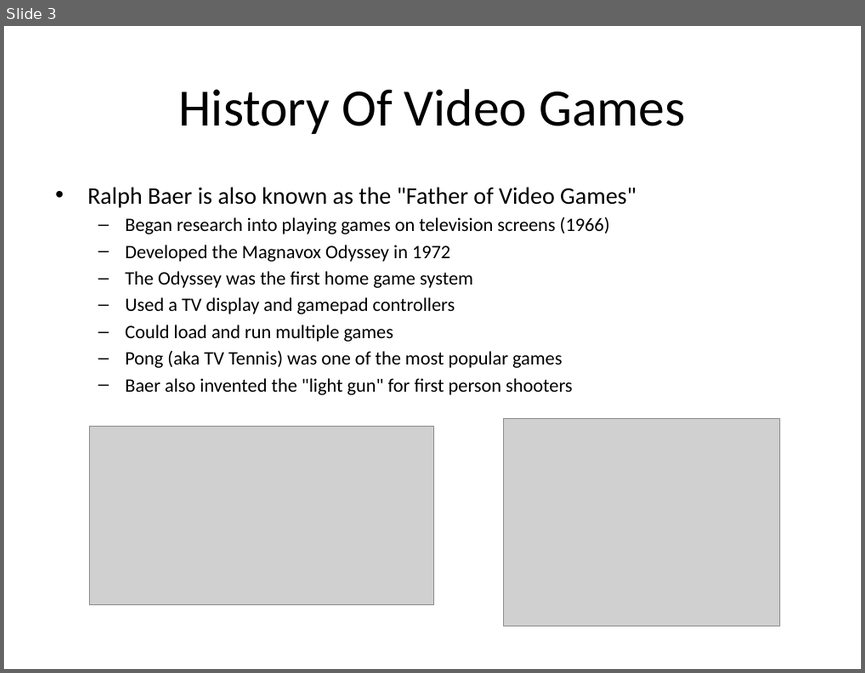
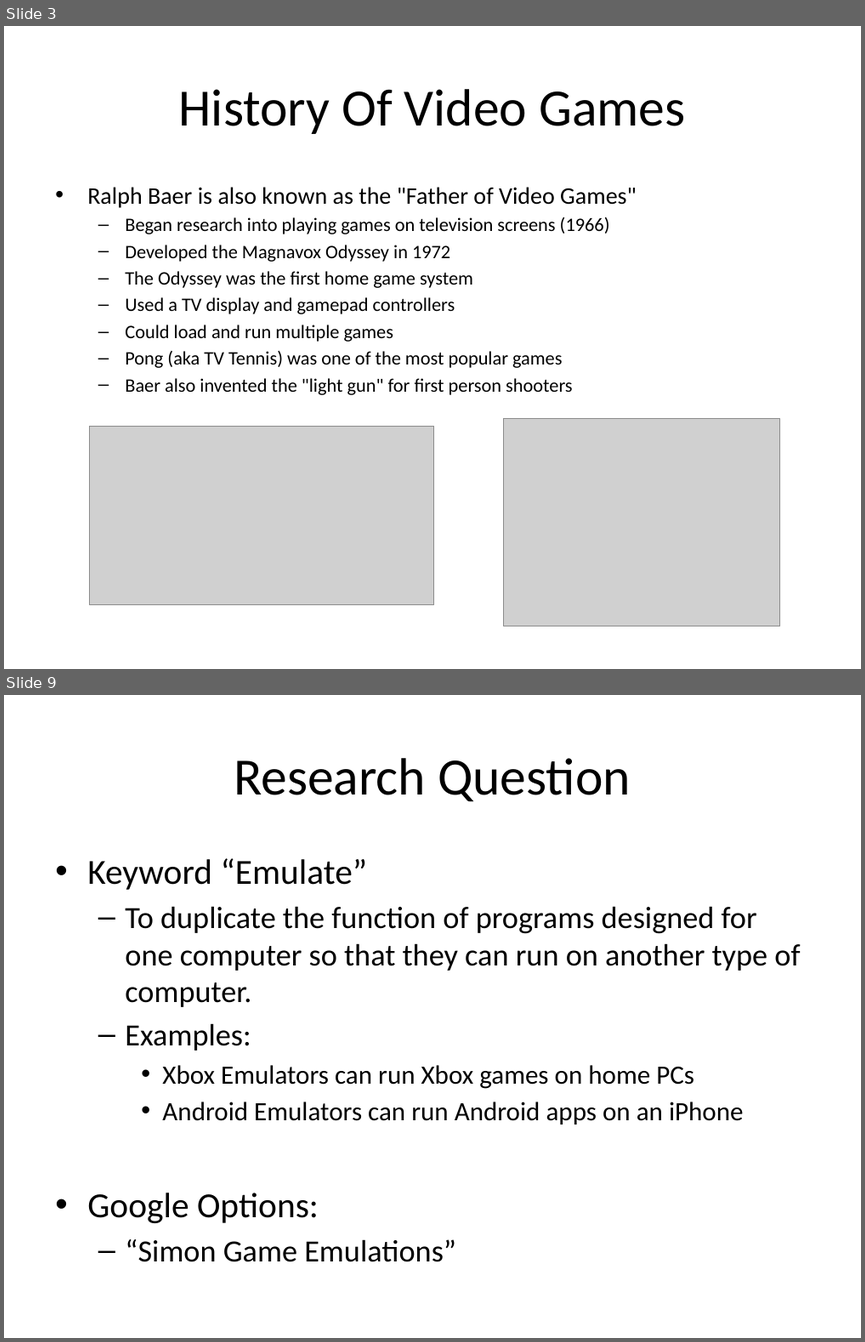
Before and after one commit to Greg5519/ICS2O0, a slide deck: Topic C Computers And Society/C.1 Lesson - Simon Game.pptx. Shown one above the other, each under a label of ours: slide 3 before the commit, slides 3 and 9 after it; the slides between them are not shown. The pictures are 865x673 and 865x1342 pixels, drawn with LibreOffice and Linux fonts; fonts in the diff are those of the drawing; grey boxes stand for pictures. Boxes give left, top, right and bottom in pixels: in the first picture for what was removed or moved away, otherwise in the second. Text is boxed around its words. In the diff, an @@ line names an element or a change of style, - is before the commit and + after.

```diff
--- a/Topic C Computers And Society/C.1 Lesson - Simon Game.pptx
+++ b/Topic C Computers And Society/C.1 Lesson - Simon Game.pptx
@@ slide 9 added at (4, 695, 861, 1338), background #FFFFFF @@
@@ title added at (234, 758, 630, 801), 44 pt, text #000000 @@
+Research Question
@@ text added at (87, 858, 800, 1262), 25.9 pt, text #000000 @@
+• Keyword “Emulate”
+  – To duplicate the function of programs designed for one computer so that they can run on another type of computer.
+  – Examples:
+    • Xbox Emulators can run Xbox games on home PCs
+    • Android Emulators can run Android apps on an iPhone
+• Google Options:
+  – “Simon Game Emulations”
```
Also in this commit, not shown: 4 other slides added, 3 other files.
